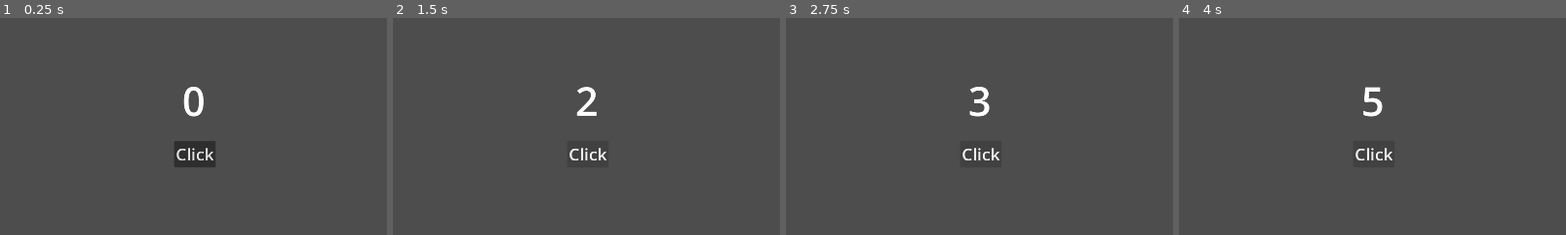
Above: before the commit, frames 1-4 (left to right).
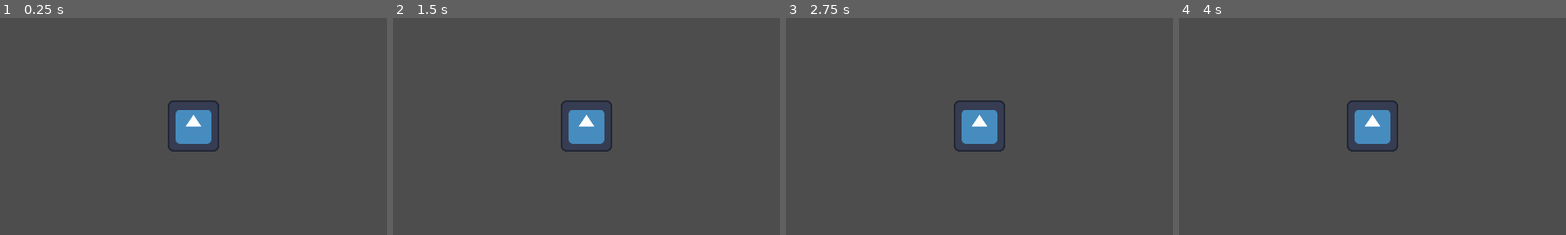
Above: after the commit, the same moments.

Repository: vic328005/NewProject1
Game: Godot game, scene res://scenes/main.tscn
Same seed, same stepped clock (60 frames per second), same inputs: the game is played once before the commit and once after it. The engine's default icon, where the game draws it, is replaced by a stand-in: a white triangle on a blue panel in a dark square.
Inputs (mouse positions are % of the whole screen's width and height, from its top left):
- Up to frame 1 (0.25 s): no input
- Up to frame 2 (1.5 s): click (50, 56) at 0.5 s, where only the run before the commit has a clickable "Click"; click (50, 56) at 1.25 s, where only the run before the commit has a clickable "Click"
- Up to frame 3 (2.75 s): click (50, 56) at 2 s, where only the run before the commit has a clickable "Click"
- Up to frame 4 (4 s): tap Enter at 2.75 s; tap Space at 3.5 s
The pictures show only the part of the screen within x 25-75%, y 25-75%; the shares and areas given below are measured in that part.

The runs differ from the first frame. In frame 1, 3.1% of the frame differs, in the area x 43-57%, y 31-69%; in frame 2, 2.3%; in frame 3, 2.3%; in frame 4, 2.3%.

Commit message:
GM; Event Bus; Beats;

Diff:
--- /dev/null
+++ b/prefabs/cargo.tscn
@@ -0,0 +1,10 @@
+[gd_scene format=3 uid="uid://bqakem14t0x81"]
+
+[ext_resource type="Script" uid="uid://c6ctyxa1prx6m" path="res://scripts/cargo.gd" id="1_kdbxi"]
+[ext_resource type="Texture2D" uid="uid://4q335xxs2p" path="res://icon.svg" id="2_4rru2"]
+
+[node name="Cargo" type="Node2D" unique_id=918002718]
+script = ExtResource("1_kdbxi")
+
+[node name="Sprite2D" type="Sprite2D" parent="." unique_id=435288325]
+texture = ExtResource("2_4rru2")
--- a/project.godot
+++ b/project.godot
@@ -12,9 +12,13 @@
 
 config/name="NewProject1"
 config/version="0.0.1"
-run/main_scene="uid://155xx7s6y6ta"
+run/main_scene="uid://b1byl7ays4fs3"
 config/features=PackedStringArray("4.6", "Forward Plus")
 config/icon="uid://4q335xxs2p"
+
+[autoload]
+
+GM="*uid://du2y0g54p4xud"
 
 [display]
 
--- a/scenes/main.tscn
+++ b/scenes/main.tscn
@@ -1,53 +1,13 @@
-[gd_scene format=3 uid="uid://155xx7s6y6ta"]
+[gd_scene format=3 uid="uid://b1byl7ays4fs3"]
 
-[ext_resource type="Script" uid="uid://ds5ok3tr620ya" path="res://scripts/click.gd" id="1_o5qli"]
+[ext_resource type="Script" uid="uid://b2joei7fll84s" path="res://scripts/world.gd" id="1_0wfyh"]
+[ext_resource type="PackedScene" uid="uid://bqakem14t0x81" path="res://prefabs/cargo.tscn" id="2_sugp2"]
 
-[node name="Node2D" type="Node2D" unique_id=1079506721]
+[node name="Main" type="Node2D" unique_id=299707985]
 
-[node name="CanvasLayer" type="CanvasLayer" parent="." unique_id=765516729]
+[node name="World" type="Node2D" parent="." unique_id=705391741]
+script = ExtResource("1_0wfyh")
 
-[node name="UI" type="Control" parent="CanvasLayer" unique_id=1860076771]
-layout_mode = 3
-anchors_preset = 15
-anchor_right = 1.0
-anchor_bottom = 1.0
-grow_horizontal = 2
-grow_vertical = 2
-size_flags_horizontal = 3
-size_flags_vertical = 3
+[node name="Camera2D" type="Camera2D" parent="World" unique_id=1199088903]
 
-[node name="Label" type="Label" parent="CanvasLayer/UI" unique_id=1867923186]
-layout_mode = 1
-anchors_preset = 8
-anchor_left = 0.5
-anchor_top = 0.5
-anchor_right = 0.5
-anchor_bottom = 0.5
-offset_left = -28.5
-offset_top = -132.0
-offset_right = 28.5
-offset_bottom = 5.0
-grow_horizontal = 2
-grow_vertical = 2
-theme_override_font_sizes/font_size = 100
-text = "0"
-horizontal_alignment = 1
-vertical_alignment = 1
-
-[node name="Button" type="Button" parent="CanvasLayer/UI" unique_id=1891355365]
-layout_mode = 1
-anchors_preset = 8
-anchor_left = 0.5
-anchor_top = 0.5
-anchor_right = 0.5
-anchor_bottom = 0.5
-offset_left = -48.0
-offset_top = 36.5
-offset_right = 55.0
-offset_bottom = 102.5
-grow_horizontal = 2
-grow_vertical = 2
-theme_override_font_sizes/font_size = 42
-text = "Click"
-script = ExtResource("1_o5qli")
-count_label_path = NodePath("../Label")
+[node name="Cargo" parent="World" unique_id=918002718 instance=ExtResource("2_sugp2")]
--- /dev/null
+++ b/scripts/beat_conductor.gd
@@ -0,0 +1,35 @@
+extends Node
+class_name BeatConductor
+
+signal beat_fired(beat_index: int, beat_time: float)
+
+@export_range(1.0, 240.0, 1.0) var bpm := 60.0
+
+var _beat_index := 0
+var _beat_timer: Timer
+
+
+func _ready() -> void:
+	add_to_group("beat_conductors")
+	_start_beat_timer()
+
+
+func get_beat_interval_seconds() -> float:
+	return 60.0 / bpm
+
+
+func _start_beat_timer() -> void:
+	if is_instance_valid(_beat_timer):
+		return
+
+	_beat_timer = Timer.new()
+	_beat_timer.wait_time = get_beat_interval_seconds()
+	_beat_timer.one_shot = false
+	_beat_timer.autostart = true
+	_beat_timer.timeout.connect(_on_beat_timer_timeout)
+	add_child(_beat_timer)
+
+
+func _on_beat_timer_timeout() -> void:
+	_beat_index += 1
+	beat_fired.emit(_beat_index, Time.get_ticks_msec() / 1000.0)
--- /dev/null
+++ b/scripts/cargo.gd
@@ -0,0 +1,19 @@
+extends Node2D
+
+var _beat_conductor: BeatConductor
+
+
+func _ready() -> void:
+	_beat_conductor = GM.beat_conductor
+
+	if not _beat_conductor.beat_fired.is_connected(_on_beat_fired):
+		_beat_conductor.beat_fired.connect(_on_beat_fired)
+
+
+func _exit_tree() -> void:
+	if is_instance_valid(_beat_conductor) and _beat_conductor.beat_fired.is_connected(_on_beat_fired):
+		_beat_conductor.beat_fired.disconnect(_on_beat_fired)
+
+
+func _on_beat_fired(beat_index: int, beat_time: float) -> void:
+	print("World Beat #%d at %.3f" % [beat_index, beat_time])
--- a/scripts/click.gd
+++ /dev/null
@@ -1,19 +0,0 @@
-extends Button
-
-@export_node_path("Label") var count_label_path: NodePath
-
-var _count := 0
-
-func _ready() -> void:
-	if not count_label_path.is_empty():
-		var count_label := get_node_or_null(count_label_path) as Label
-		if count_label != null:
-			_count = int(count_label.text)
-
-func _pressed() -> void:
-	var count_label := get_node_or_null(count_label_path) as Label
-	if count_label == null:
-		return
-
-	_count += 1
-	count_label.text = str(_count)
--- /dev/null
+++ b/scripts/event_bus.gd
@@ -0,0 +1,108 @@
+extends Node
+class_name EventBus
+
+signal event_emitted(event_name: StringName, payload: Variant)
+
+const _CALLABLE_KEY := &"callable"
+const _ONESHOT_KEY := &"oneshot"
+
+var _listeners: Dictionary = {}
+
+
+func subscribe(event_name: StringName, listener: Callable, oneshot: bool = false) -> bool:
+	if String(event_name).is_empty():
+		push_warning("EventBus.subscribe received an empty event name.")
+		return false
+
+	if not listener.is_valid():
+		push_warning("EventBus.subscribe received an invalid listener for '%s'." % String(event_name))
+		return false
+
+	var listeners: Array = _listeners.get(event_name, [])
+	if _find_listener_index(listeners, listener) != -1:
+		return false
+
+	listeners.append({
+		_CALLABLE_KEY: listener,
+		_ONESHOT_KEY: oneshot,
+	})
+	_listeners[event_name] = listeners
+	return true
+
+
+func unsubscribe(event_name: StringName, listener: Callable) -> bool:
+	if not _listeners.has(event_name):
+		return false
+
+	var listeners: Array = _listeners[event_name]
+	var index := _find_listener_index(listeners, listener)
+	if index == -1:
+		return false
+
+	listeners.remove_at(index)
+
+	if listeners.is_empty():
+		_listeners.erase(event_name)
+	else:
+		_listeners[event_name] = listeners
+
+	return true
+
+
+func has_subscriber(event_name: StringName, listener: Callable) -> bool:
+	var listeners: Array = _listeners.get(event_name, [])
+	return _find_listener_index(listeners, listener) != -1
+
+
+func has_listeners(event_name: StringName) -> bool:
+	if not _listeners.has(event_name):
+		return false
+
+	var listeners: Array = _listeners[event_name]
+	var valid_listeners: Array = []
+
+	for entry in listeners:
+		var listener: Callable = entry[_CALLABLE_KEY]
+		if listener.is_valid():
+			valid_listeners.append(entry)
+
+	if valid_listeners.size() != listeners.size():
+		if valid_listeners.is_empty():
+			_listeners.erase(event_name)
+		else:
+			_listeners[event_name] = valid_listeners
+
+	return not valid_listeners.is_empty()
+
+
+func emit_event(event_name: StringName, payload: Variant = null) -> void:
+	var listeners: Array = _listeners.get(event_name, []).duplicate()
+
+	for entry in listeners:
+		var listener: Callable = entry[_CALLABLE_KEY]
+		if not listener.is_valid():
+			unsubscribe(event_name, listener)
+			continue
+
+		listener.call(payload)
+
+		if entry[_ONESHOT_KEY]:
+			unsubscribe(event_name, listener)
+
+	event_emitted.emit(event_name, payload)
+
+
+func clear(event_name: StringName) -> void:
+	_listeners.erase(event_name)
+
+
+func clear_all() -> void:
+	_listeners.clear()
+
+
+func _find_listener_index(listeners: Array, listener: Callable) -> int:
+	for index in range(listeners.size()):
+		if listeners[index][_CALLABLE_KEY] == listener:
+			return index
+
+	return -1
--- /dev/null
+++ b/scripts/game_manager.gd
@@ -0,0 +1,39 @@
+extends Node
+class_name GameManager
+
+var event_bus: EventBus
+var beat_conductor: BeatConductor
+
+
+func _init() -> void:
+	_ensure_event_bus()
+	_ensure_beat_conductor()
+
+
+func setup() -> void:
+	_ensure_event_bus()
+	_ensure_beat_conductor()
+
+
+func emit_event(event_name: StringName, payload: Variant = null) -> void:
+	_ensure_event_bus().emit_event(event_name, payload)
+
+
+func _ensure_event_bus() -> EventBus:
+	if is_instance_valid(event_bus):
+		return event_bus
+
+	event_bus = EventBus.new()
+	event_bus.name = "EventBus"
+	add_child(event_bus)
+	return event_bus
+
+
+func _ensure_beat_conductor() -> BeatConductor:
+	if is_instance_valid(beat_conductor):
+		return beat_conductor
+
+	beat_conductor = BeatConductor.new()
+	beat_conductor.name = "BeatConductor"
+	add_child(beat_conductor)
+	return beat_conductor
--- /dev/null
+++ b/scripts/world.gd
@@ -0,0 +1 @@
+extends Node2D
Not shown, added: scripts/beat_conductor.gd.uid
Not shown, added: scripts/cargo.gd.uid
Not shown, removed: scripts/click.gd.uid
Not shown, added: scripts/event_bus.gd.uid
Not shown, added: scripts/game_manager.gd.uid
Not shown, added: scripts/world.gd.uid
